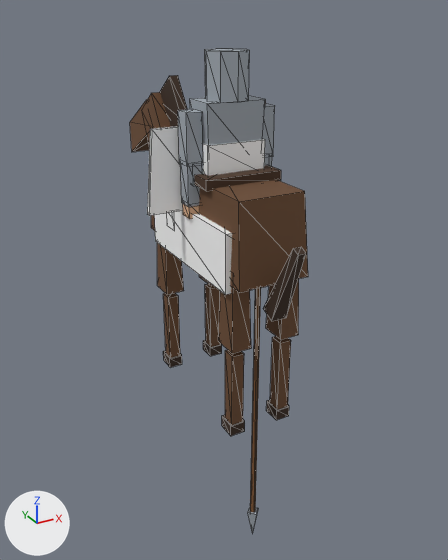
The glTF model game/assets/models/cavalry_med_knight_rigged.glb: old version first, new version second.
The view is the same before and after, from a 50 mm lens placed at (-1.8, -3.28, 2.48), pointed at (0.14, 0.24, 0.73). Every picture has the same lights, and +X, +Y and +Z are marked at lower left. The first picture is the older version. Mesh edges are drawn as thin lines. Vertices at exactly the same position are counted once.

The older version as bpy lines, for what is in view:
```python
me_med_knight_lod0 = bpy.data.meshes.new('med_knight_lod0')
me_med_knight_lod0.from_pydata(...)  # 319 vertices, 490 faces; spans x -0.48..0.29, y -0.85..1.36, z -1.44..2.26
me_med_knight_lod0.materials.append(mat_vertexcolour)
ob_med_knight_lod0 = bpy.data.objects.new('med_knight_lod0', me_med_knight_lod0)
ob_med_knight_lod0.location = (0.0, 0.0, 0.0)
```
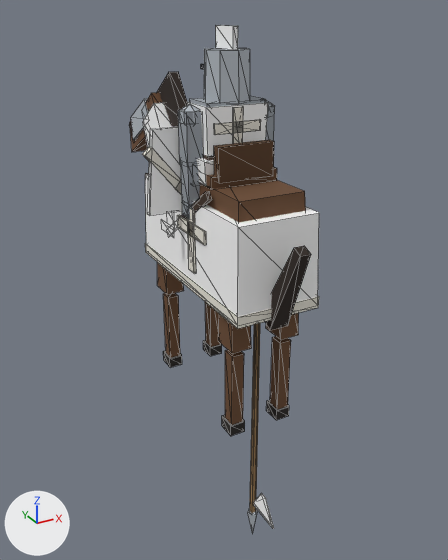
Location of each change, [x1, y1, x2, y2] in pixels of the pictures (448 x 560 px; the box of a moved part takes in the faces that stretch with it):
'med_knight_lod0', reshaped (7% wider)
    before: [130, 49, 308, 533]
    after: [129, 25, 319, 533]
part 1 of me_med_knight_lod0, moved or reshaped
    before: [160, 75, 188, 127]
    after: [157, 72, 187, 127]
part 2 of me_med_knight_lod0, moved or reshaped
    before: [263, 247, 306, 321]
    after: [265, 246, 311, 330]
part 3 of me_med_knight_lod0, added
    after: [145, 243, 319, 329]
part 4 of me_med_knight_lod0, added
    after: [131, 98, 148, 140]
part 5 of me_med_knight_lod0, added
    after: [187, 208, 196, 274]
part 6 of me_med_knight_lod0, added
    after: [178, 215, 206, 245]
part 7 of me_med_knight_lod0, added (brown)
    after: [199, 167, 277, 190]
part 8 of me_med_knight_lod0, added (brown)
    after: [214, 140, 274, 183]
part 9 of me_med_knight_lod0, moved or reshaped
    before: [203, 139, 265, 176]
    after: [187, 102, 268, 157]
part 10 of me_med_knight_lod0, moved or reshaped
    before: [194, 165, 281, 191]
    after: [197, 158, 214, 186]
part 11 of me_med_knight_lod0, added
    after: [233, 107, 243, 144]
part 12 of me_med_knight_lod0, added
    after: [214, 120, 261, 135]
part 13 of me_med_knight_lod0, added (mostly hidden)
    after: [203, 155, 214, 160]
part 14 of me_med_knight_lod0, added
    after: [179, 104, 200, 125]
part 15 of me_med_knight_lod0, added
    after: [204, 48, 250, 104]
part 16 of me_med_knight_lod0, added
    after: [216, 25, 238, 50]
part 17 of me_med_knight_lod0, rebuilt
    before: [154, 211, 232, 295]
    after: [145, 174, 319, 317]
part 18 of me_med_knight_lod0, deleted
    before: [204, 49, 249, 103]
part 19 of me_med_knight_lod0, built on
    before: [250, 100, 266, 512]
    after: [129, 100, 274, 529]
part 20 of me_med_knight_lod0, edited (looks the same)
    both: [163, 96, 289, 533]

The change, as a list of edits to the scene's bpy script:
```text
Change me_med_knight_lod0:
    remove me_med_knight_lod0.from_pydata(...)  # 319 vertices, 490 faces; spans x -0.48..0.29, y -0.85..1.36, z -1.44..2.26
    add me_med_knight_lod0.from_pydata(...)  # 583 vertices, 894 faces; spans x -0.49..0.29, y -0.88..1.36, z -1.44..2.39
    me_med_knight_lod0 part 1: the loose piece of 8 vertices spanning x -0.03..0.03, y 0.51..0.93, z 1.63..2.07 is scaled about its middle by (1.17, 1.07, 1.06), then moved by (0.0, 0.0, 0.01)
    me_med_knight_lod0 part 2: the loose piece of 8 vertices spanning x -0.05..0.05, y -0.85..-0.57, z 0.85..1.34 is scaled about its middle by (1.22, 1.13, 1.12), then moved by (0.0, -0.01, -0.02)
    me_med_knight_lod0 part 3: a new loose piece, a box spanning x -0.274..0.274, y -0.664..0.664, z 0.865..0.935, in mat_vertexcolour
    me_med_knight_lod0 part 4: the loose piece of 8 vertices spanning x -0.1..0.1, y 0.84..1.36, z 1.45..1.88 is copied, and the copy is scaled about its middle by (1.13, 0.787, 0.782), then moved by (0.0, -0.02, 0.05); it spans x -0.11..0.11, y 0.88..1.29, z 1.56..1.89
    me_med_knight_lod0 part 5: a new loose piece, a box spanning x -0.278..-0.266, y -0.14..-0.06, z 1.0..1.4, in mat_vertexcolour
    me_med_knight_lod0 part 6: a new loose piece, a box spanning x -0.278..-0.266, y -0.28..0.08, z 1.23..1.31, in mat_vertexcolour
    me_med_knight_lod0 part 7: a new loose piece, a box spanning x -0.22..0.22, y -0.26..0.16, z 1.545..1.615, in mat_vertexcolour
    me_med_knight_lod0 part 8: a new loose piece, a box spanning x -0.18..0.18, y -0.28..-0.22, z 1.58..1.78, in mat_vertexcolour
    me_med_knight_lod0 part 9: the loose piece of 8 vertices spanning x -0.19..0.19, y -0.17..0.06, z 1.57..1.77 is scaled about its middle by (1.01, 1.04, 1.9), then moved by (0.0, 0.0, 0.12)
    me_med_knight_lod0 part 10: the loose piece of 8 vertices spanning x -0.25..0.25, y -0.26..0.16, z 1.54..1.6 is scaled about its middle by (0.902, 0.732, 2.33), then moved by (0.0, 0.0, 0.05)
    me_med_knight_lod0 part 11: a new loose piece, a box spanning x -0.03..0.03, y -0.178..-0.166, z 1.63..1.97, in mat_vertexcolour
    me_med_knight_lod0 part 12: a new loose piece, a box spanning x -0.15..0.15, y -0.178..-0.166, z 1.83..1.89, in mat_vertexcolour
    me_med_knight_lod0 part 13: a new loose piece, a box spanning x -0.19..0.19, y -0.17..0.07, z 1.67..1.71, in mat_vertexcolour
    me_med_knight_lod0 part 14: a new loose piece, a UV sphere (6 segments, 3 rings, poles along z) spanning x -0.29..-0.19, y -0.11..0.01, z 1.85..1.99, in mat_vertexcolour
    me_med_knight_lod0 part 15: a new loose piece, an 8-sided cylinder along z spanning x -0.14..0.14, y -0.18..0.1, z 1.99..2.27, in mat_vertexcolour
    me_med_knight_lod0 part 16: a new loose piece, a box spanning x -0.015..0.015, y -0.14..0.06, z 2.27..2.39, in mat_vertexcolour
    me_med_knight_lod0 part 17: the loose piece of 8 vertices spanning x -0.26..0.26, y -0.5..0.5, z 1.0..1.36 is rebuilt with 8 vertices and now spans x -0.27..0.27, y -0.66..0.66, z 0.88..1.44
    me_med_knight_lod0 part 18: the loose piece of 16 vertices spanning x -0.13..0.13, y -0.17..0.09, z 1.99..2.26 is deleted
    me_med_knight_lod0 part 19: 3 vertices moved from x 0.22..0.26, y -0.07..-0.05, z 1.98 to x 0.22..0.26, y -0.07..-0.04, z 1.98; 3 vertices removed from x 0.21..0.26, y -0.08..-0.05, z -1.22; 53 vertices added at x -0.49..0.26, y -0.35..1.36, z -1.22..1.98
    me_med_knight_lod0 part 20: 248 kept faces spanning x -0.29..0.29, y -0.5..0.55, z -1.44..2.24 get new vertex colours
    other edits to the shape of me_med_knight_lod0 do not show in these pictures
```
